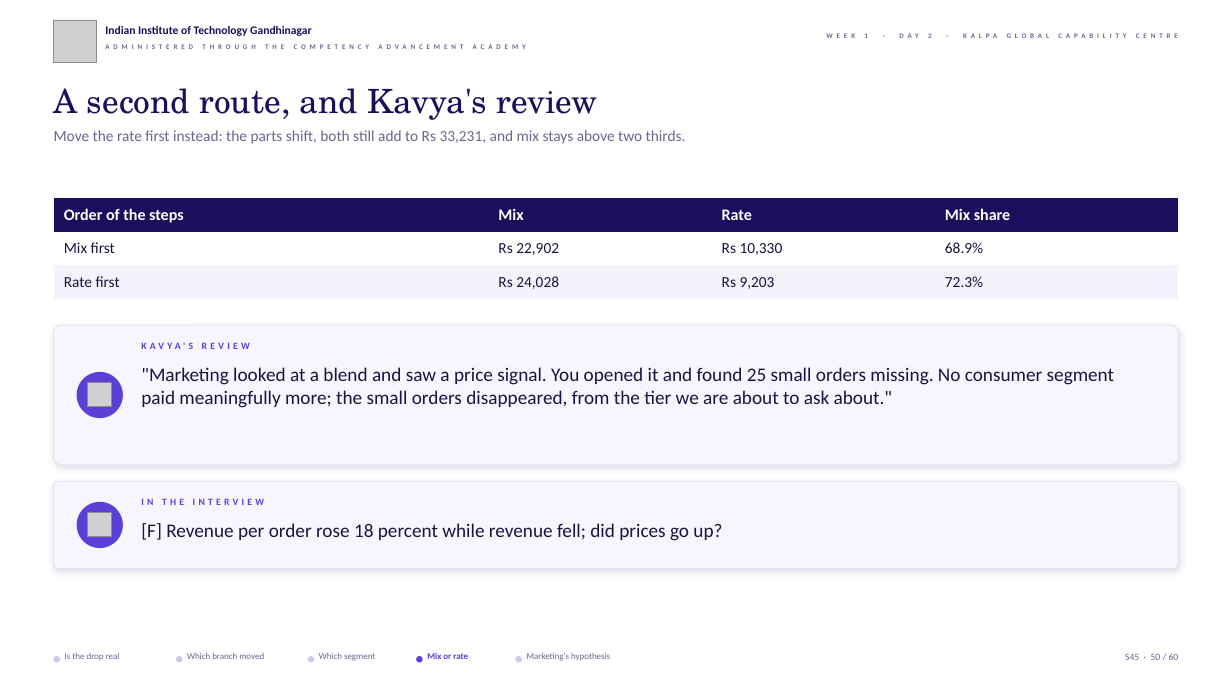
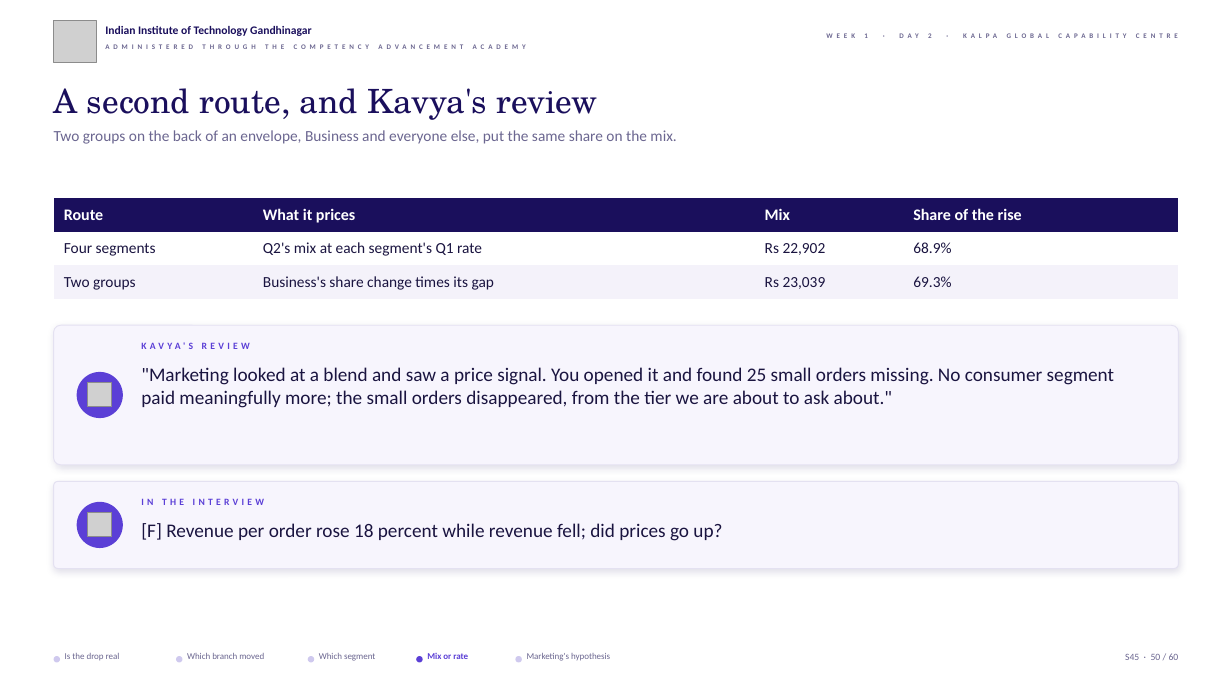
Before and after one commit to fde-academy-lab/c2-content-factory, a slide deck: slide 50 of content/W01/D2/slides/C2_W01_D02_half1_STUDENT.pptx. Drawn at 1232x693 pixels with LibreOffice and Linux fonts; fonts in the diff are those of the drawing; grey boxes stand for pictures; background and template pictures are left out. Boxes give left, top, right and bottom in pixels: in the first picture for what was removed or moved away, otherwise in the second. Text is boxed around its words. In the diff, an @@ line names an element or a change of style, - is before the commit and + after.

```diff
--- a/content/W01/D2/slides/C2_W01_D02_half1_STUDENT.pptx
+++ b/content/W01/D2/slides/C2_W01_D02_half1_STUDENT.pptx
@@ text at box(54, 130, 676, 144): text changed @@
-Move the rate first instead: the parts shift, both still add to Rs 33,231, and mix stays above two thirds.
+Two groups on the back of an envelope, Business and everyone else, put the same share on the mix.
@@ table at box(54, 198, 1178, 299) @@
-row 1: Order of the steps | Mix | Rate | Mix share
+row 1: Route | What it prices | Mix | Share of the rise
-row 2: Mix first | Rs 22,902 | Rs 10,330 | 68.9%
+row 2: Four segments | Q2's mix at each segment's Q1 rate | Rs 22,902 | 68.9%
-row 3: Rate first | Rs 24,028 | Rs 9,203 | 72.3%
+row 3: Two groups | Business's share change times its gap | Rs 23,039 | 69.3%
```
Also in this commit, not shown: 31 other slides changed, 13 other files.
